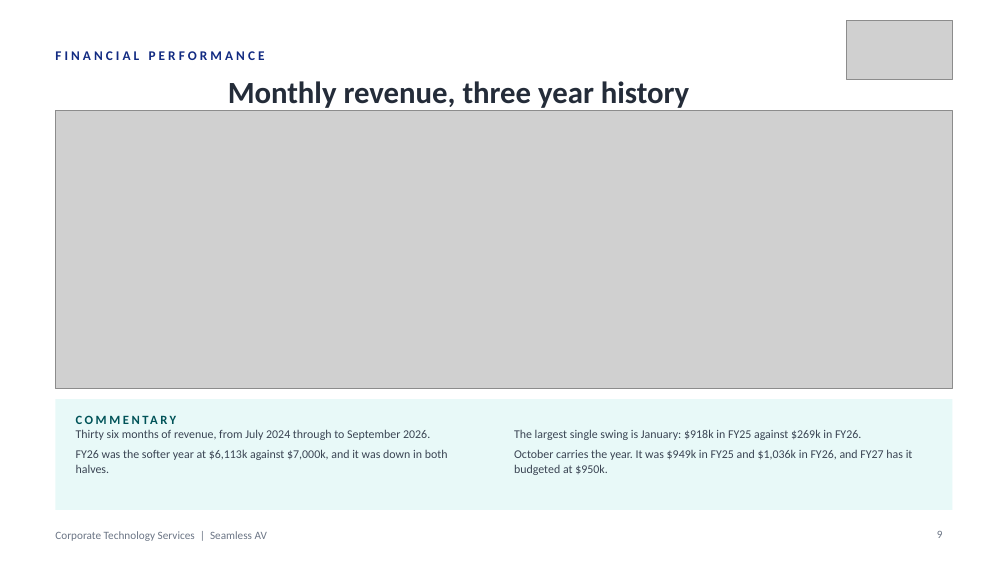
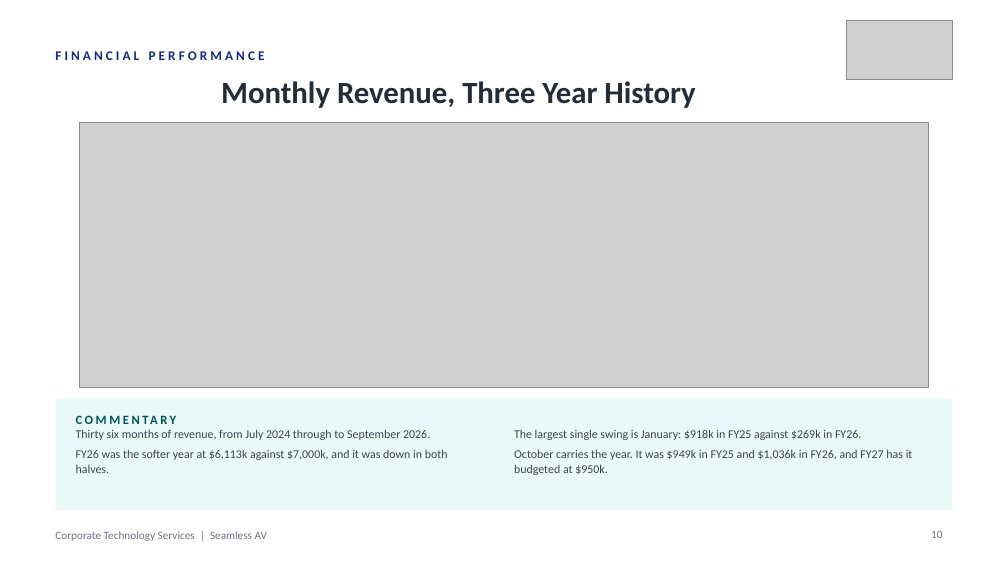
Before and after one commit to WesleyNelson-O33/Claude, a slide deck: slide 10 of deck/CTS Monthly Business Review - 30092026.pptx (slide 9 before the commit). Drawn at 1008x567 pixels with LibreOffice and Linux fonts; fonts in the diff are those of the drawing; grey boxes stand for pictures. Boxes give left, top, right and bottom in pixels: in the first picture for what was removed or moved away, otherwise in the second. Text is boxed around its words. In the diff, an @@ line names an element or a change of style, - is before the commit and + after.

```diff
--- a/deck/CTS Monthly Business Review - 30092026.pptx
+++ b/deck/CTS Monthly Business Review - 30092026.pptx
@@ text at [221, 81, 695, 108]: text changed @@
-Monthly revenue, three year history
+Monthly Revenue, Three Year History
@@ picture: place and size @@
-picture at [55, 111, 953, 389]
+picture at [80, 123, 929, 387]
@@ page number at [931, 531, 942, 538]: text changed @@
-9
+10
```
Also in this commit, not shown: 43 other slides changed, 1 slide added, 17 other files.
